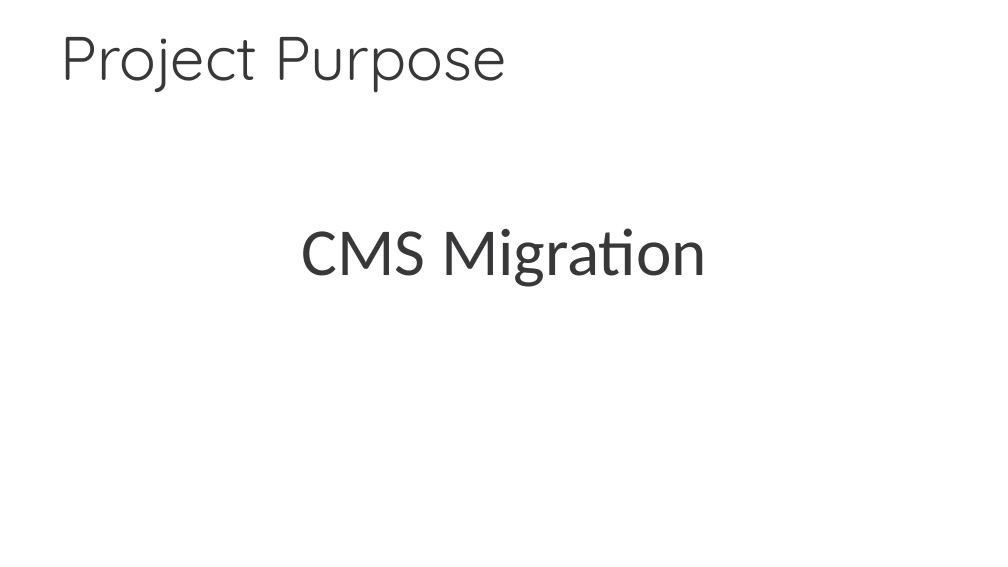
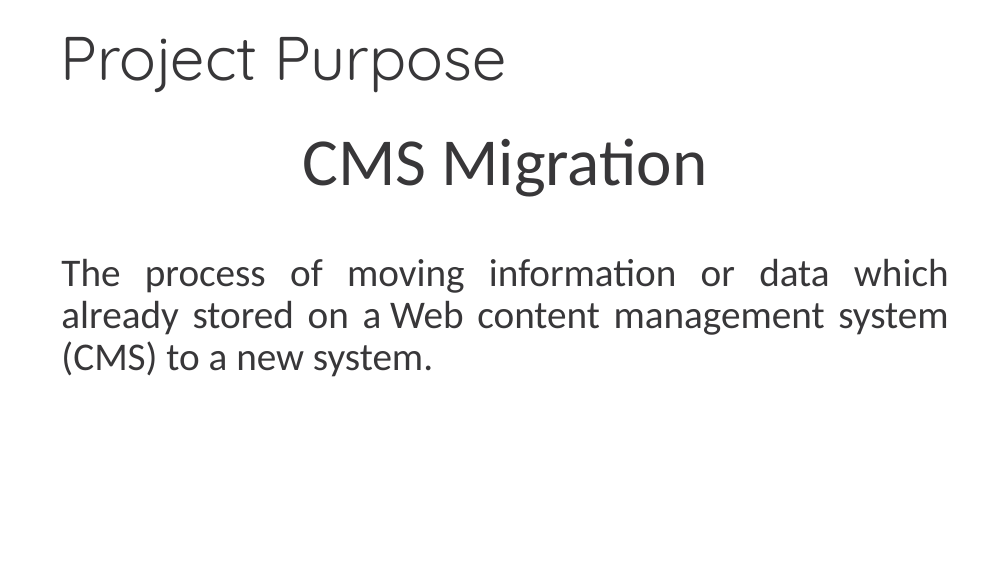
Before and after one commit to nam-tran-niteco/Wordpress-Demo, a slide deck: slide 6 of Wordpress Migration.pptx. Drawn at 1008x567 pixels with LibreOffice and Linux fonts; fonts in the diff are those of the drawing; background and template pictures are left out. Boxes give left, top, right and bottom in pixels: in the first picture for what was removed or moved away, otherwise in the second. Text is boxed around its words. In the diff, an @@ line names an element or a change of style, - is before the commit and + after.

```diff
--- a/Wordpress Migration.pptx
+++ b/Wordpress Migration.pptx
@@ text "CMS Migration": place and size @@
-text "CMS Migration" at [302,228,707,287]
+text "CMS Migration" at [61,138,949,377]
@@ text at [61,258,949,377]: paragraph added @@
+The process of moving information or data which already stored on a Web content management system (CMS) to a new system.
```
Also in this commit, not shown: 7 other slides changed, 11 slides added, 1 slide removed, 3 other files.
